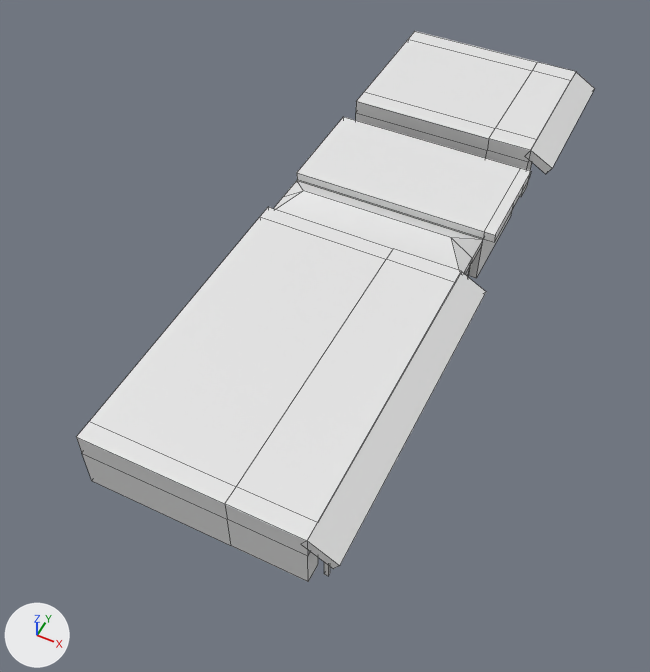
An edit to the FBX model src/Assets/3D Assets/Models/P.fbx, drawn before and after from the same camera.
The view is the same before and after, from a 50 mm lens placed at (49.0, -122.9, 116.5), pointed at (-2.1, -20.8, -11.1). Arrows for +X, +Y and +Z are at lower left; the lights stay in place. Mesh edges are drawn as thin lines. Materials are left out; every surface is plain grey.

Names of what the first picture shows: 'P Main'.
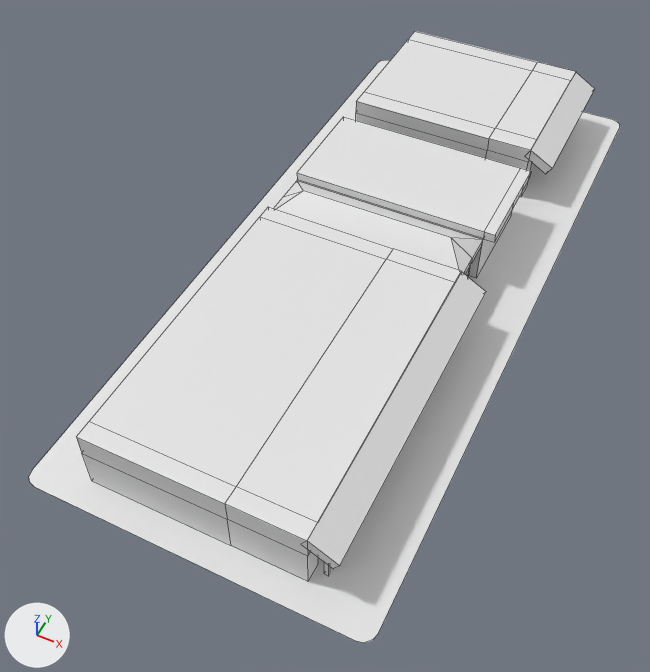
What differs and where, as boxes (x1, y1, x2, y2) in the pictures (650 x 672 px):
'P Main', reshaped (14% wider, 11% taller): before (76, 31, 595, 582); after (29, 31, 620, 643)
part 1 of me_cube, added: after (29, 60, 620, 643)

What changed in the scene script:
```text
Change me_cube:
    used by ob_p_main; location = (0.0, 0.0, 0.0)
    remove me_cube.from_pydata(...)  # 206 vertices, 174 faces; spans x -19.4..24.4, y -69.2..61.1, z -6.0..7.3
    add me_cube.from_pydata(...)  # 222 vertices, 175 faces; spans x -29.2..31.7, y -74.1..65.2, z -6.0..7.3
    me_cube part 1: a new loose piece of 16 vertices spanning x -29.2..31.7, y -74.1..65.2, z -6.0
```
